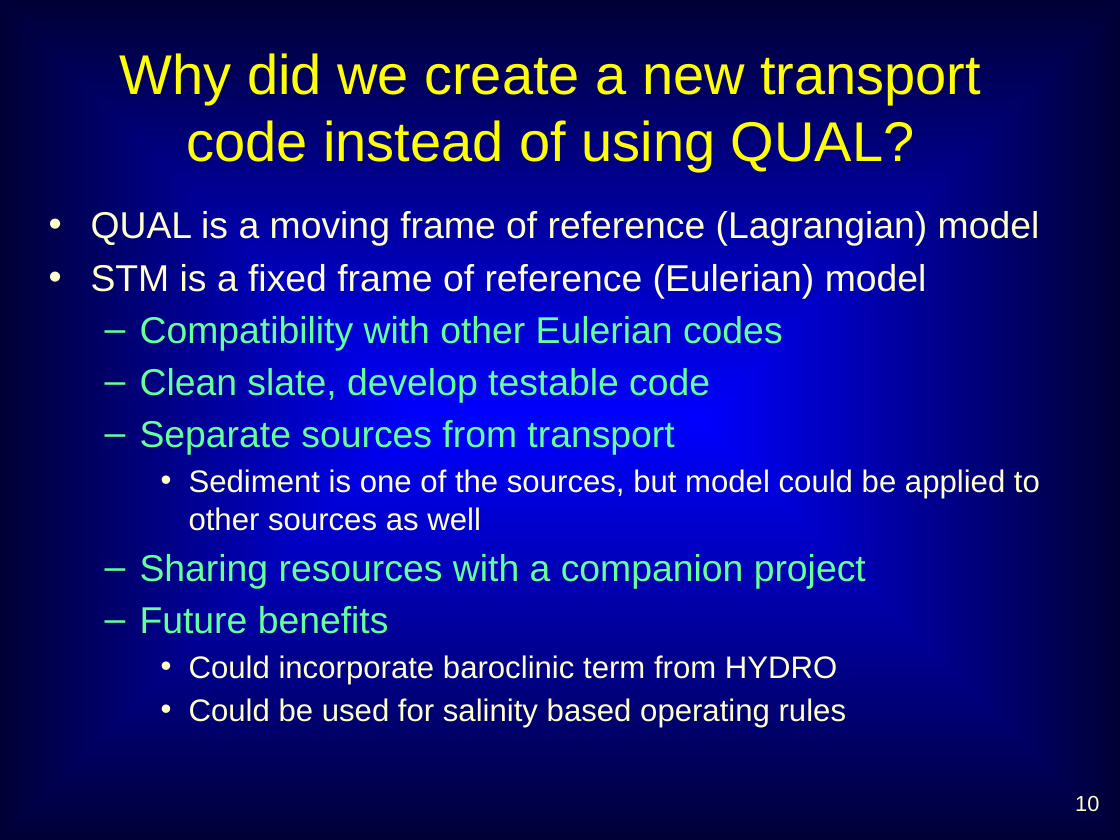
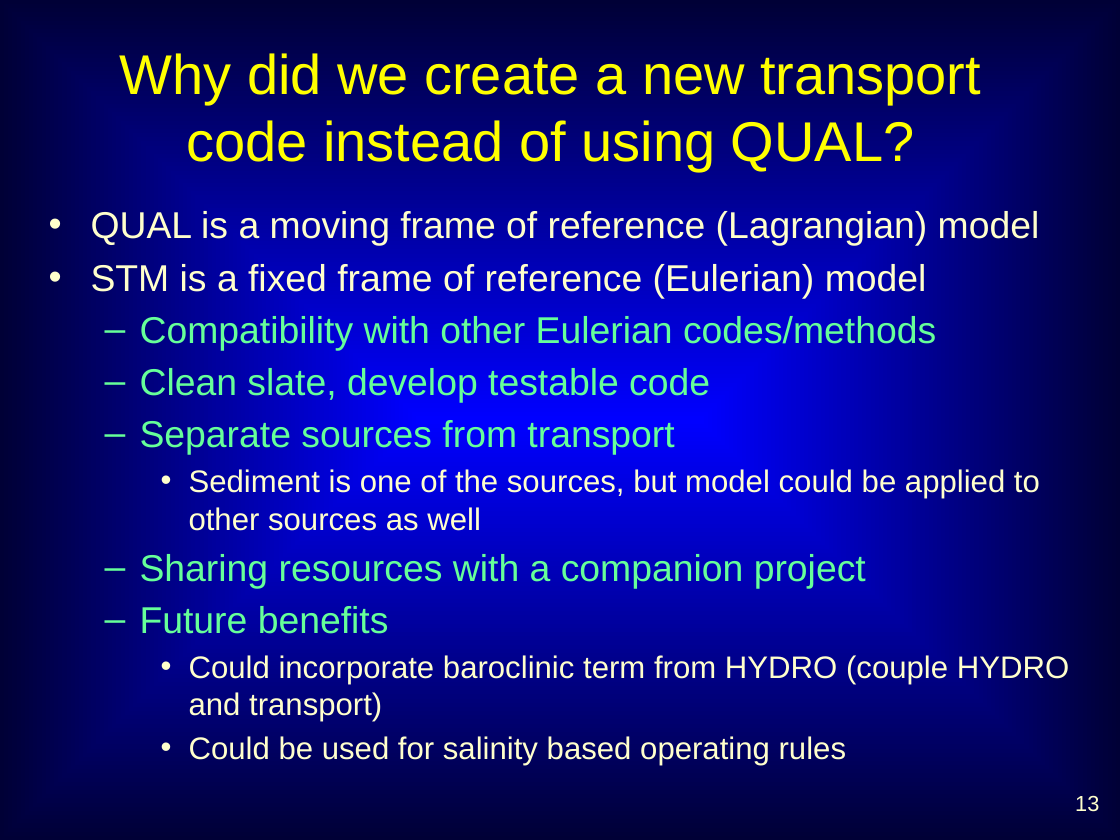
Before and after one commit to dwr-psandhu/dsm2-stm, a slide deck: slide 13 of stm/documents/TAC/Jan10/STM_TAC_Jan10_jamiea.pptx (slide 10 before the commit). Drawn at 1120x840 pixels with LibreOffice and Linux fonts; fonts in the diff are those of the drawing. Boxes give left, top, right and bottom in pixels: in the first picture for what was removed or moved away, otherwise in the second. Text is boxed around its words. In the diff, an @@ line names an element or a change of style, - is before the commit and + after.

```diff
--- a/stm/documents/TAC/Jan10/STM_TAC_Jan10_jamiea.pptx
+++ b/stm/documents/TAC/Jan10/STM_TAC_Jan10_jamiea.pptx
@@ text at <box>140,314,936,351</box>: text changed @@
-  – Compatibility with other Eulerian codes
+  – Compatibility with other Eulerian codes/methods
@@ text at <box>189,655,1069,721</box>: text changed @@
-    • Could incorporate baroclinic term from HYDRO
+    • Could incorporate baroclinic term from HYDRO (couple HYDRO and transport)
@@ page number at <box>1075,795,1099,812</box>: text changed @@
-10
+13
```
Also in this commit, not shown: 8 other slides changed, 3 slides added, 1 slide removed.
